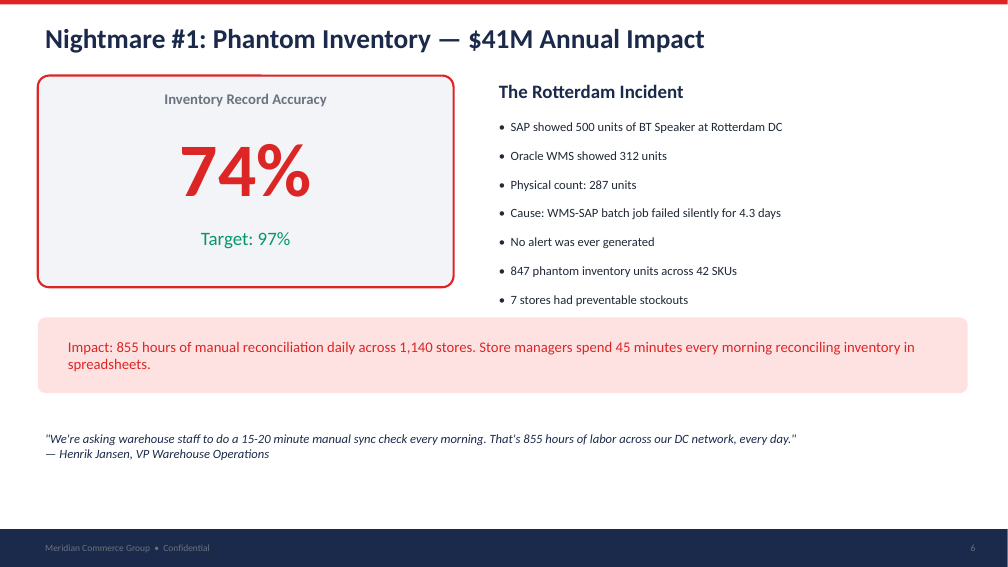
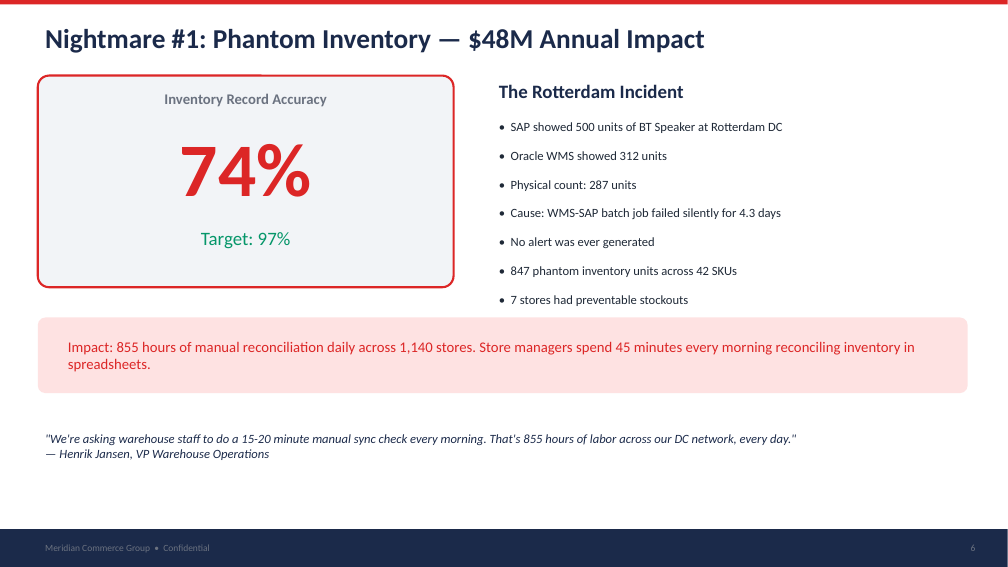
Before and after one commit to robertschoenfeldqlik/meridan_retail_group_qlik_demo_assets, a slide deck: slide 6 of MCG_Company_Profile_Data_Quality.pptx. Drawn at 1008x567 pixels with LibreOffice and Linux fonts; fonts in the diff are those of the drawing. Boxes give left, top, right and bottom in pixels: in the first picture for what was removed or moved away, otherwise in the second. Text is boxed around its words. In the diff, an @@ line names an element or a change of style, - is before the commit and + after.

```diff
--- a/MCG_Company_Profile_Data_Quality.pptx
+++ b/MCG_Company_Profile_Data_Quality.pptx
@@ text at box(45, 29, 704, 53): text changed @@
-Nightmare #1: Phantom Inventory — $41M Annual Impact
+Nightmare #1: Phantom Inventory — $48M Annual Impact
```
Also in this commit, not shown: 3 other slides changed, 22 other files.
